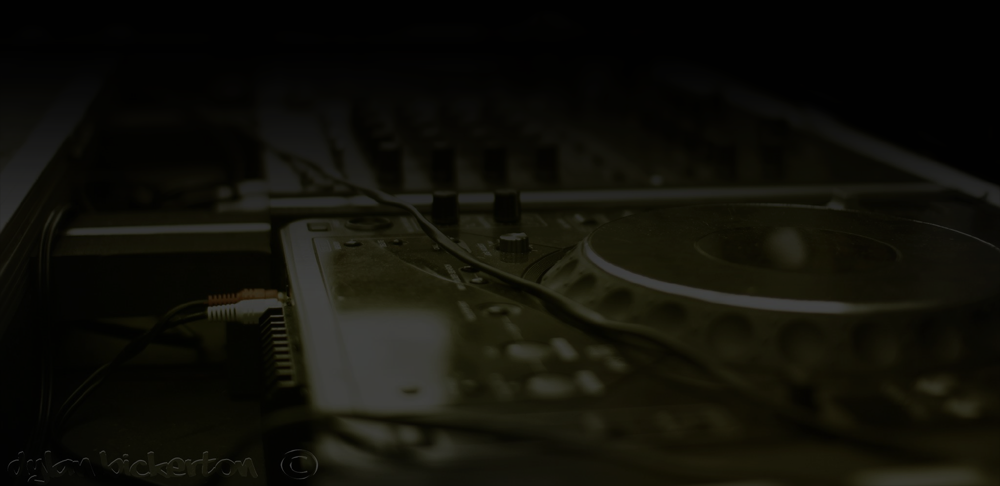
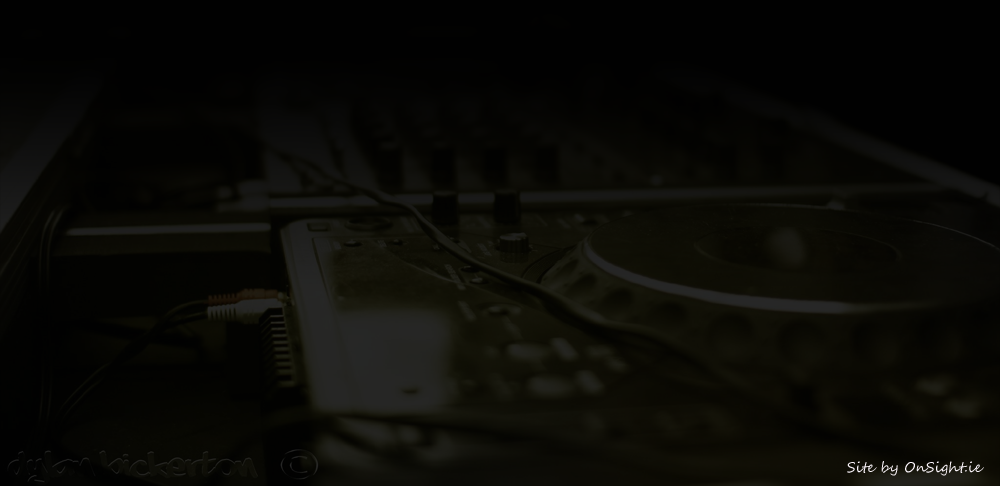
Comparing the layer stacks of the two 1000 × 486 images. Changes:
added layer "Site by OnSight.ie" above "Layer 3" over [847, 461, 984, 476]
